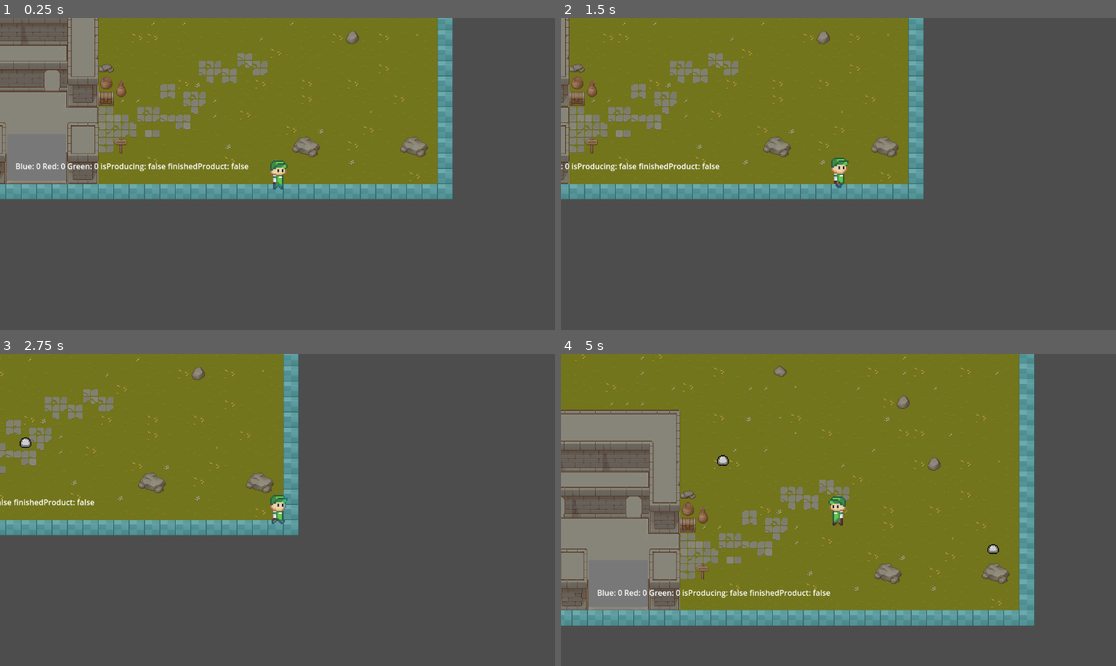
Above: before the commit, frames 1-4 (two rows, left to right).
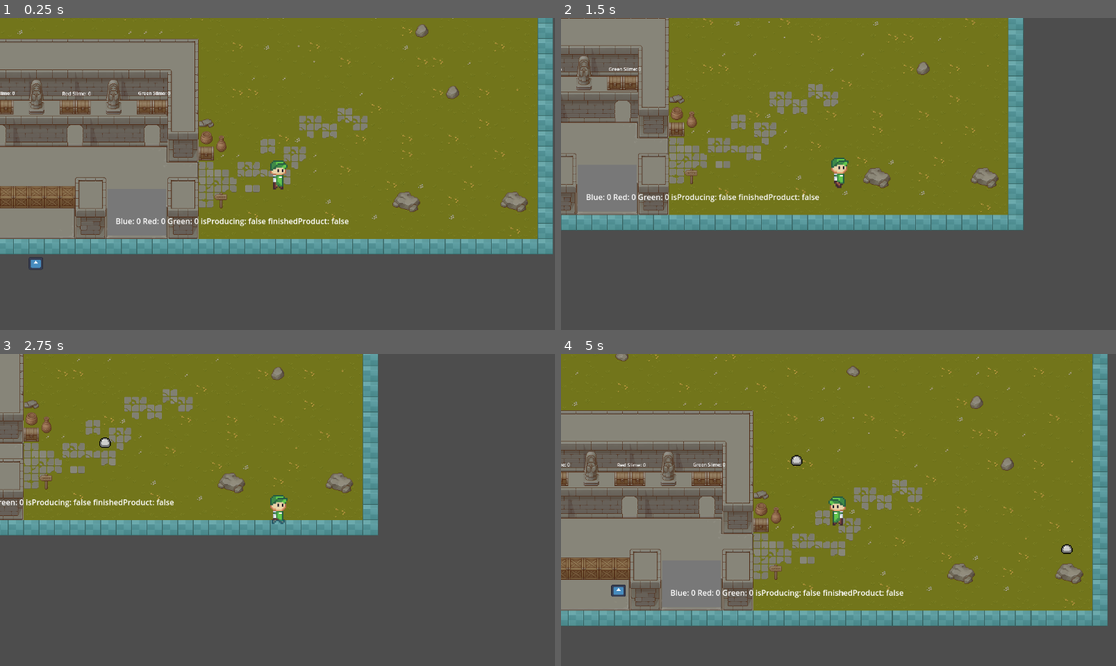
Above: after the commit, the same moments.

Repository: NemuiKoda/ldjam_56
Game: Godot game, scene res://level/main.tscn
Same seed, same stepped clock (60 frames per second), same inputs: the game is played once before the commit and once after it. The engine's default icon, where the game draws it, is replaced by a stand-in: a white triangle on a blue panel in a dark square.
Inputs:
- Up to frame 1 (0.25 s): no input
- Up to frame 2 (1.5 s): hold D (right) 0.53-1.28 s; tap E (interact) at 0.6, 1.35 s; hold S (down) from 1.28 s (still down)
- Up to frame 3 (2.75 s): release S (down) at 2.03 s; hold D (right) from 2.03 s (still down); tap F (interact2) at 2.1 s; tap E (interact) at 2.3 s
- Up to frame 4 (5 s): release D (right) at 2.78 s; hold W (up) 2.78-3.53 s; tap E (interact) at 2.85, 3.6, 4.55 s; hold A (left) from 3.53 s (still down); tap F (interact2) at 4.35 s

The runs differ from the first frame. In frame 1, 49% of the frame differs, in the area x 0-100%, y 0-81%; in frame 2, 36%; in frame 3, 16%; in frame 4, 31%.

Commit message:
added_storage_changed_player_area

Diff:
--- a/entitys/player/player.gd
+++ b/entitys/player/player.gd
@@ -5,6 +5,9 @@
 @onready var all_interactions = []
 @onready var interactLabel = $"Interaction components/InteractLabel"
 @onready var slush_machine = $"../slushMachine"
+@onready var chest_blue = $"../ChestBlue"
+@onready var chest_red = $"../ChestRed"
+@onready var chest_green = $"../ChestGreen"
 
 var carrying_slime = false
 var slimeColor = ""
@@ -77,6 +80,40 @@
 						"red" : slush_machine.red_slime += 1
 						"green" : slush_machine.green_slime +=1
 					carrying_slime = false
+			"storage" :
+				if carrying_slime == true:
+					match cur_interaction.interact_value:
+						"chest_blue":
+							if slimeColor == "blue":
+								chest_blue.blue_slime_stored += 1
+								carrying_slime = false
+						"chest_red":
+							if slimeColor == "red":
+								chest_red.red_slime_stored += 1
+								carrying_slime = false
+						"chest_green":
+							if slimeColor == "green":
+								chest_green.green_slime_stored += 1
+								carrying_slime = false
+					return
+				else:
+					match cur_interaction.interact_value:
+						"chest_blue":
+							if chest_blue.blue_slime_stored >= 1:
+								chest_blue.blue_slime_stored -= 1
+								carrying_slime = true
+								slimeColor = "blue"
+						"chest_red":
+							if chest_red.red_slime_stored >= 1:
+								chest_red.red_slime_stored -= 1
+								carrying_slime = true
+								slimeColor = "red"
+						"chest_green":
+							if chest_green.green_slime_stored >= 1:
+									chest_green.green_slime_stored -= 1
+									carrying_slime = true
+									slimeColor = "green"
+
 
 func execute_interaction2():
 	if all_interactions:
--- a/entitys/player/player.tscn
+++ b/entitys/player/player.tscn
@@ -87,6 +87,7 @@
 z_index = 1
 
 [node name="Interaction Area" type="Area2D" parent="Interaction components"]
+scale = Vector2(0.25, 0.5)
 collision_layer = 0
 collision_mask = 2
 monitorable = false
--- /dev/null
+++ b/interactible/storage/chest_blue.gd
@@ -0,0 +1,14 @@
+extends Node2D
+
+@export var blue_slime_stored = 0
+
+@onready var storagelabel = $CollisionShape2D/Label
+
+# Called when the node enters the scene tree for the first time.
+func _ready():
+	storagelabel.text = ("Blue Slime: " + str(blue_slime_stored))
+
+
+# Called every frame. 'delta' is the elapsed time since the previous frame.
+func _process(delta: float):
+	storagelabel.text = ("Blue Slime: " + str(blue_slime_stored))
--- /dev/null
+++ b/interactible/storage/chest_blue.tscn
@@ -0,0 +1,29 @@
+[gd_scene load_steps=4 format=3 uid="uid://c523y55hynrjh"]
+
+[ext_resource type="PackedScene" uid="uid://dex23khdct4bh" path="res://interactible/InteractArea.tscn" id="1_lqroj"]
+[ext_resource type="Script" path="res://interactible/storage/chest_blue.gd" id="1_yxutk"]
+
+[sub_resource type="RectangleShape2D" id="RectangleShape2D_xkbfk"]
+size = Vector2(142, 75)
+
+[node name="ChestBlue" type="CharacterBody2D"]
+script = ExtResource("1_yxutk")
+
+[node name="CollisionShape2D" type="CollisionShape2D" parent="."]
+shape = SubResource("RectangleShape2D_xkbfk")
+
+[node name="Label" type="Label" parent="CollisionShape2D"]
+offset_left = -53.0
+offset_top = -71.0
+offset_right = 33.0
+offset_bottom = -48.0
+scale = Vector2(1.25275, 1.28571)
+text = "Blue Slime:"
+horizontal_alignment = 1
+vertical_alignment = 1
+
+[node name="InteractArea" parent="." instance=ExtResource("1_lqroj")]
+scale = Vector2(1.39792, 1.88)
+interact_label = "chest_blue"
+interact_type = "storage"
+interact_value = "chest_blue"
--- /dev/null
+++ b/interactible/storage/chest_green.gd
@@ -0,0 +1,14 @@
+extends Node2D
+
+@export var green_slime_stored = 0
+
+@onready var storagelabel = $CollisionShape2D/LabelGreen
+
+# Called when the node enters the scene tree for the first time.
+func _ready():
+	storagelabel.text = ("Green Slime: " + str(green_slime_stored))
+
+
+# Called every frame. 'delta' is the elapsed time since the previous frame.
+func _process(delta: float):
+	storagelabel.text = ("Green Slime: " + str(green_slime_stored))
--- /dev/null
+++ b/interactible/storage/chest_green.tscn
@@ -0,0 +1,29 @@
+[gd_scene load_steps=4 format=3 uid="uid://bvw7xgly0uk22"]
+
+[ext_resource type="Script" path="res://interactible/storage/chest_green.gd" id="1_4dfab"]
+[ext_resource type="PackedScene" uid="uid://dex23khdct4bh" path="res://interactible/InteractArea.tscn" id="1_qwcb8"]
+
+[sub_resource type="RectangleShape2D" id="RectangleShape2D_xkbfk"]
+size = Vector2(142, 75)
+
+[node name="ChestGreen" type="CharacterBody2D"]
+script = ExtResource("1_4dfab")
+
+[node name="CollisionShape2D" type="CollisionShape2D" parent="."]
+shape = SubResource("RectangleShape2D_xkbfk")
+
+[node name="LabelGreen" type="Label" parent="CollisionShape2D"]
+offset_left = -61.0
+offset_top = -71.0
+offset_right = 37.0
+offset_bottom = -48.0
+scale = Vector2(1.25275, 1.28571)
+text = "Green Slime:"
+horizontal_alignment = 1
+vertical_alignment = 1
+
+[node name="InteractArea" parent="." instance=ExtResource("1_qwcb8")]
+scale = Vector2(1.39792, 1.88)
+interact_label = "chest_green"
+interact_type = "storage"
+interact_value = "chest_green"
--- /dev/null
+++ b/interactible/storage/chest_red.gd
@@ -0,0 +1,14 @@
+extends Node2D
+
+@export var red_slime_stored = 0
+
+@onready var storagelabel = $CollisionShape2D/LabelRed
+
+# Called when the node enters the scene tree for the first time.
+func _ready():
+	storagelabel.text = ("Red Slime: " + str(red_slime_stored))
+
+
+# Called every frame. 'delta' is the elapsed time since the previous frame.
+func _process(delta: float):
+	storagelabel.text = ("Red Slime: " + str(red_slime_stored))
--- /dev/null
+++ b/interactible/storage/chest_red.tscn
@@ -0,0 +1,29 @@
+[gd_scene load_steps=4 format=3 uid="uid://du7vkvtyn1mao"]
+
+[ext_resource type="Script" path="res://interactible/storage/chest_red.gd" id="1_jlvn0"]
+[ext_resource type="PackedScene" uid="uid://dex23khdct4bh" path="res://interactible/InteractArea.tscn" id="1_ufew1"]
+
+[sub_resource type="RectangleShape2D" id="RectangleShape2D_xkbfk"]
+size = Vector2(142, 75)
+
+[node name="ChestRed" type="CharacterBody2D"]
+script = ExtResource("1_jlvn0")
+
+[node name="CollisionShape2D" type="CollisionShape2D" parent="."]
+shape = SubResource("RectangleShape2D_xkbfk")
+
+[node name="LabelRed" type="Label" parent="CollisionShape2D"]
+offset_left = -53.0
+offset_top = -71.0
+offset_right = 33.0
+offset_bottom = -48.0
+scale = Vector2(1.25275, 1.28571)
+text = "Red Slime:"
+horizontal_alignment = 1
+vertical_alignment = 1
+
+[node name="InteractArea" parent="." instance=ExtResource("1_ufew1")]
+scale = Vector2(1.39792, 1.88)
+interact_label = "chest_red"
+interact_type = "storage"
+interact_value = "chest_red"
--- a/level/main.tscn
+++ b/level/main.tscn
@@ -7,9 +7,12 @@
 [ext_resource type="Texture2D" uid="uid://bntafodq0ncxe" path="res://assets/tilemap/TX Props.png" id="5_chedb"]
 [ext_resource type="Script" path="res://level/spawner.gd" id="6_i2x7v"]
 [ext_resource type="PackedScene" uid="uid://bbgekotruutm4" path="res://entitys/player/player.tscn" id="6_wsmm1"]
-[ext_resource type="PackedScene" uid="uid://dkds6rp3a4db8" path="res://level/customer_slots.tscn" id="8_mg0jy"]
-[ext_resource type="PackedScene" uid="uid://bd6p1h607yyh7" path="res://entitys/customer/customer.tscn" id="9_mk5qq"]
+[ext_resource type="PackedScene" path="res://level/customer_slots.tscn" id="8_mg0jy"]
+[ext_resource type="PackedScene" path="res://entitys/customer/customer.tscn" id="9_mk5qq"]
 [ext_resource type="PackedScene" uid="uid://ba1y2t7o3pkly" path="res://interactible/slushmachine/slush_machine.tscn" id="10_0g232"]
+[ext_resource type="PackedScene" uid="uid://c523y55hynrjh" path="res://interactible/storage/chest_blue.tscn" id="11_yfkc4"]
+[ext_resource type="PackedScene" uid="uid://bvw7xgly0uk22" path="res://interactible/storage/chest_green.tscn" id="12_6pkua"]
+[ext_resource type="PackedScene" uid="uid://du7vkvtyn1mao" path="res://interactible/storage/chest_red.tscn" id="13_5p2kt"]
 
 [sub_resource type="TileSetAtlasSource" id="TileSetAtlasSource_ewmak"]
 texture = ExtResource("1_owgqh")
@@ -384,9 +387,9 @@
 layer_0/tile_data = PackedInt32Array(65533, 0, 0, 131069, 65536, 1, 196605, 65536, 2, 262141, 0, 0, 327677, 0, 1, 39321 …(16836 unchanged characters)…
 layer_1/name = "Wall"
 layer_1/navigation_enabled = false
-layer_1/tile_data = PackedInt32Array(-131072, 327681, 1, -65 …(2264 unchanged characters)… , -720871, 589828, 15, 65547, 589828, 15)
+layer_1/tile_data = PackedInt32Array(-131072, 327681, 1, -65 …(2264 unchanged characters)… , -720871, 589828, 15, 65547, 589828, 15, 65533, 196612, 1, 65534, 196612, 1, 2, 196612, 1, 3, 196612, 1, 7, 196612, 1, 8, 196612, 1)
 layer_2/name = "Walkthrough"
-layer_2/tile_data = PackedInt32Array(-786406, 917508, 0, -72 …(172 unchanged characters)… , -655336, 589828, 5, -655332, 589828, 5)
+layer_2/tile_data = PackedInt32Array(-786406, 917508, 0, -72 …(172 unchanged characters)… , -655336, 589828, 5, -655332, 589828, 5, -65531, 917508, 0, -65536, 917508, 0)
 
 [node name="Node2D" type="Node2D" parent="."]
 script = ExtResource("6_i2x7v")
@@ -397,8 +400,7 @@
 polygon = PackedVector2Array(-158, -414, 1057, -416, 1057, 287, 352, 288, 352, -124, -161, -128)
 
 [node name="Player" parent="." instance=ExtResource("6_wsmm1")]
-position = Vector2(731, 284)
-move_speed = 250.0
+position = Vector2(516, 153)
 
 [node name="Camera2D2" type="Camera2D" parent="Player"]
 
@@ -410,3 +412,15 @@
 
 [node name="slushMachine" parent="." instance=ExtResource("10_0g232")]
 position = Vector2(223, 234)
+
+[node name="ChestBlue" parent="." instance=ExtResource("11_yfkc4")]
+position = Vector2(-63, 12)
+scale = Vector2(0.48, 0.48)
+
+[node name="ChestGreen" parent="." instance=ExtResource("12_6pkua")]
+position = Vector2(256, 12)
+scale = Vector2(0.479998, 0.48)
+
+[node name="ChestRed" parent="." instance=ExtResource("13_5p2kt")]
+position = Vector2(96, 13)
+scale = Vector2(0.510884, 0.485057)
Not shown: 1 places in level/main.tscn that only renumber resources
